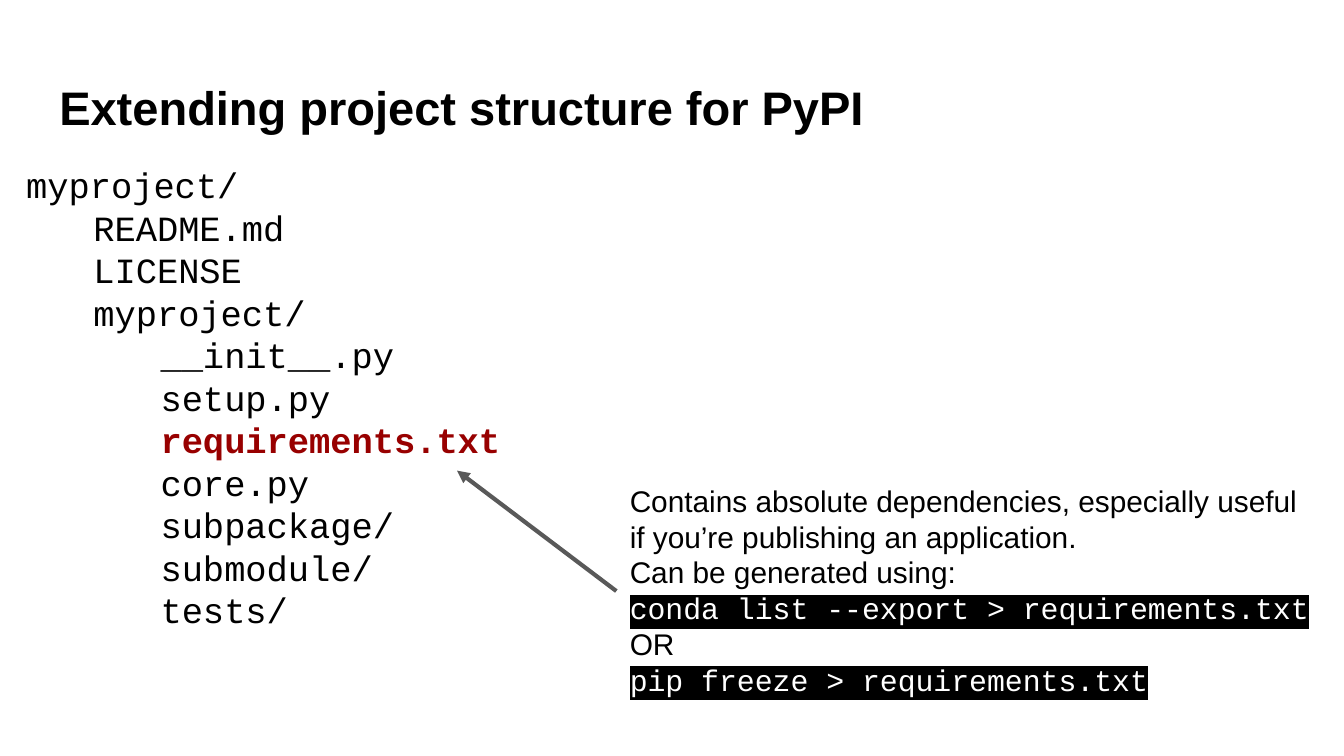
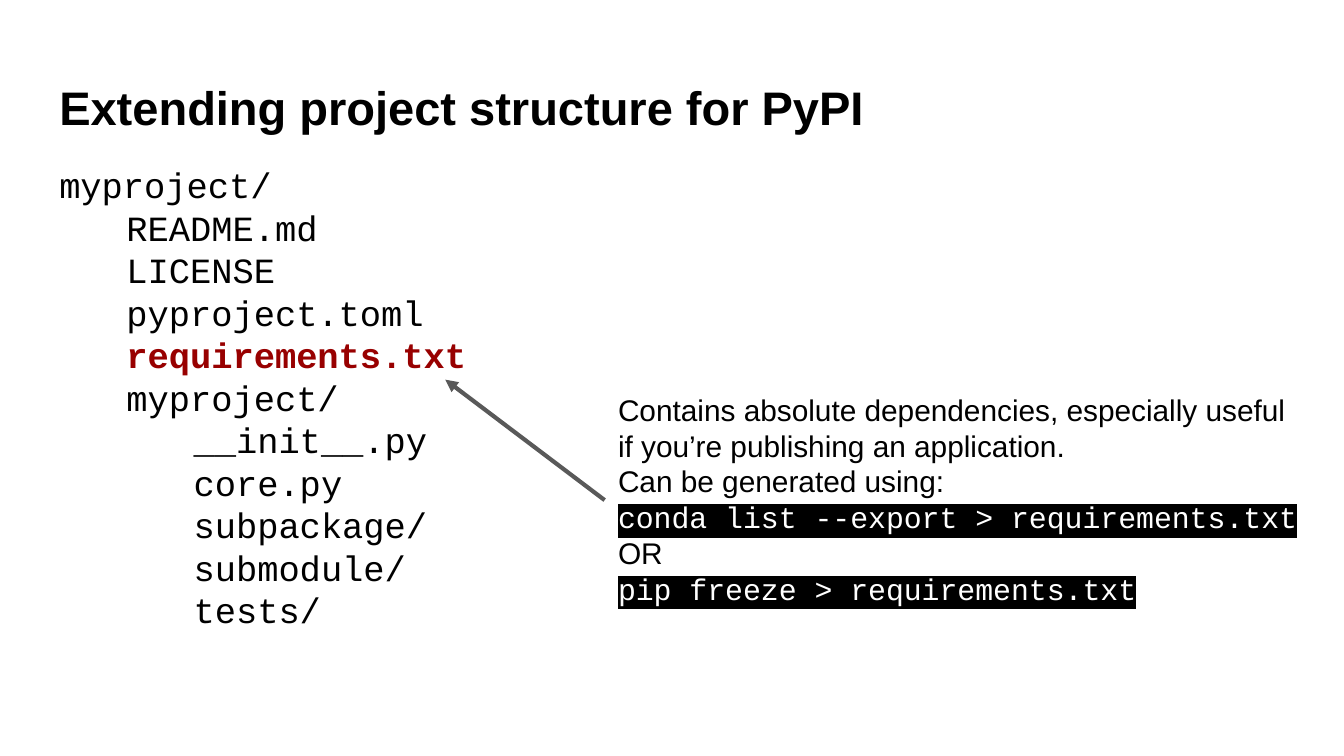
Before and after one commit to UWDATA515/lecture-materials, a slide deck: slide 8 of 09/DATA515_09_Packages.pptx (slide 6 before the commit). Drawn at 1344x756 pixels with LibreOffice and Linux fonts; fonts in the diff are those of the drawing; background and template pictures are left out. Boxes give left, top, right and bottom in pixels: in the first picture for what was removed or moved away, otherwise in the second. Text is boxed around its words. In the diff, an @@ line names an element or a change of style, - is before the commit and + after.

```diff
--- a/09/DATA515_09_Packages.pptx
+++ b/09/DATA515_09_Packages.pptx
@@ text "myproject/": place and size @@
-text "myproject/" at <box>26,173,501,624</box>
+text "myproject/" at <box>59,173,466,624</box>
@@ text at <box>126,301,466,376</box>: paragraphs added @@
+pyproject.toml
+requirements.txt
@@ text at <box>161,387,501,461</box>: paragraphs removed @@
-setup.py
-requirements.txt
@@ arrow moved from (617, 591) - (457, 470) to (605, 500) - (445, 380) @@
@@ text "Contains absolute dependencies, especially useful ...": place and size @@
-text "Contains absolute dependencies, especially useful ..." at <box>630,490,1309,698</box>
+text "Contains absolute dependencies, especially useful ..." at <box>618,399,1297,607</box>
```
Also in this commit, not shown: 4 other slides changed, 2 slides added, 10 other files.
